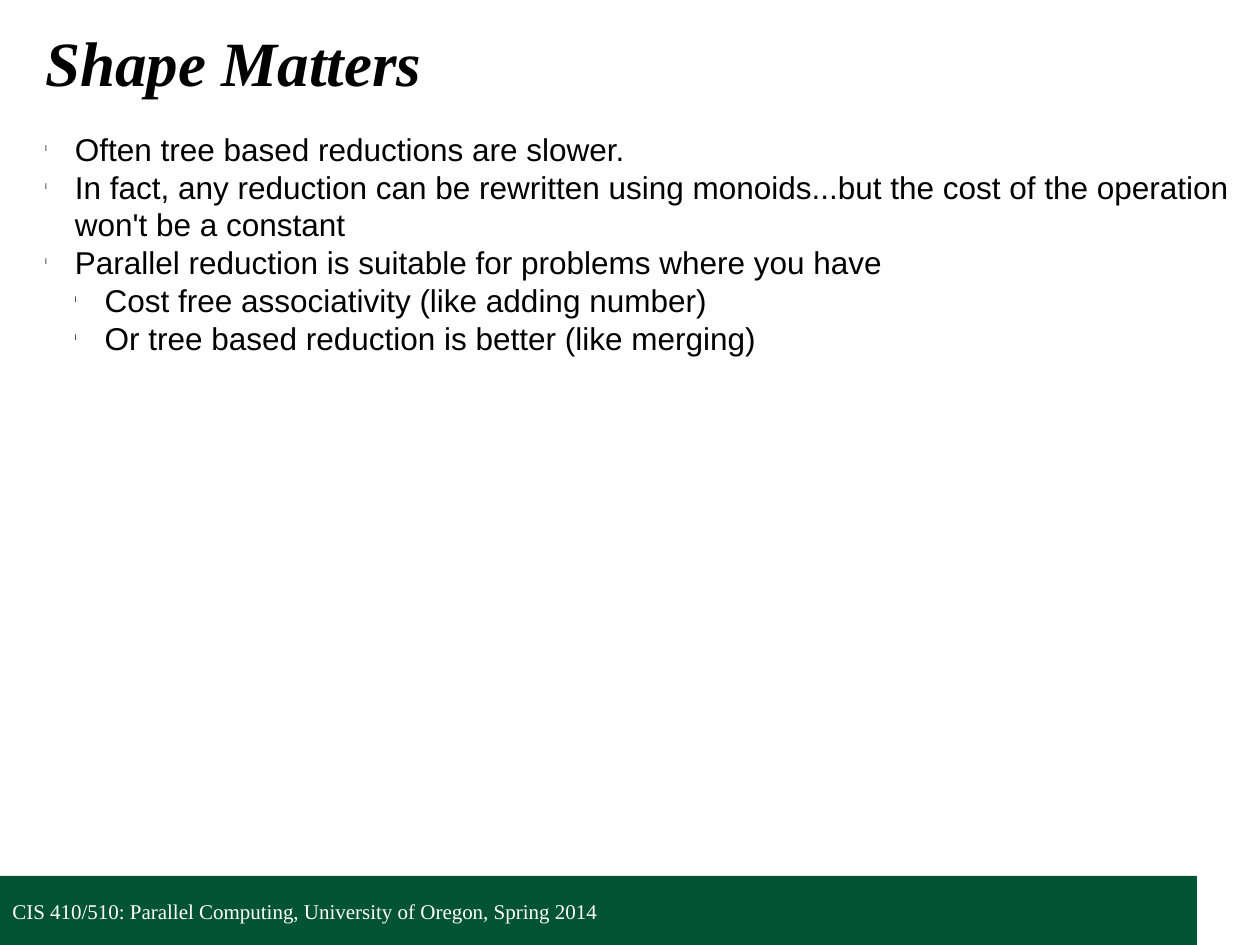
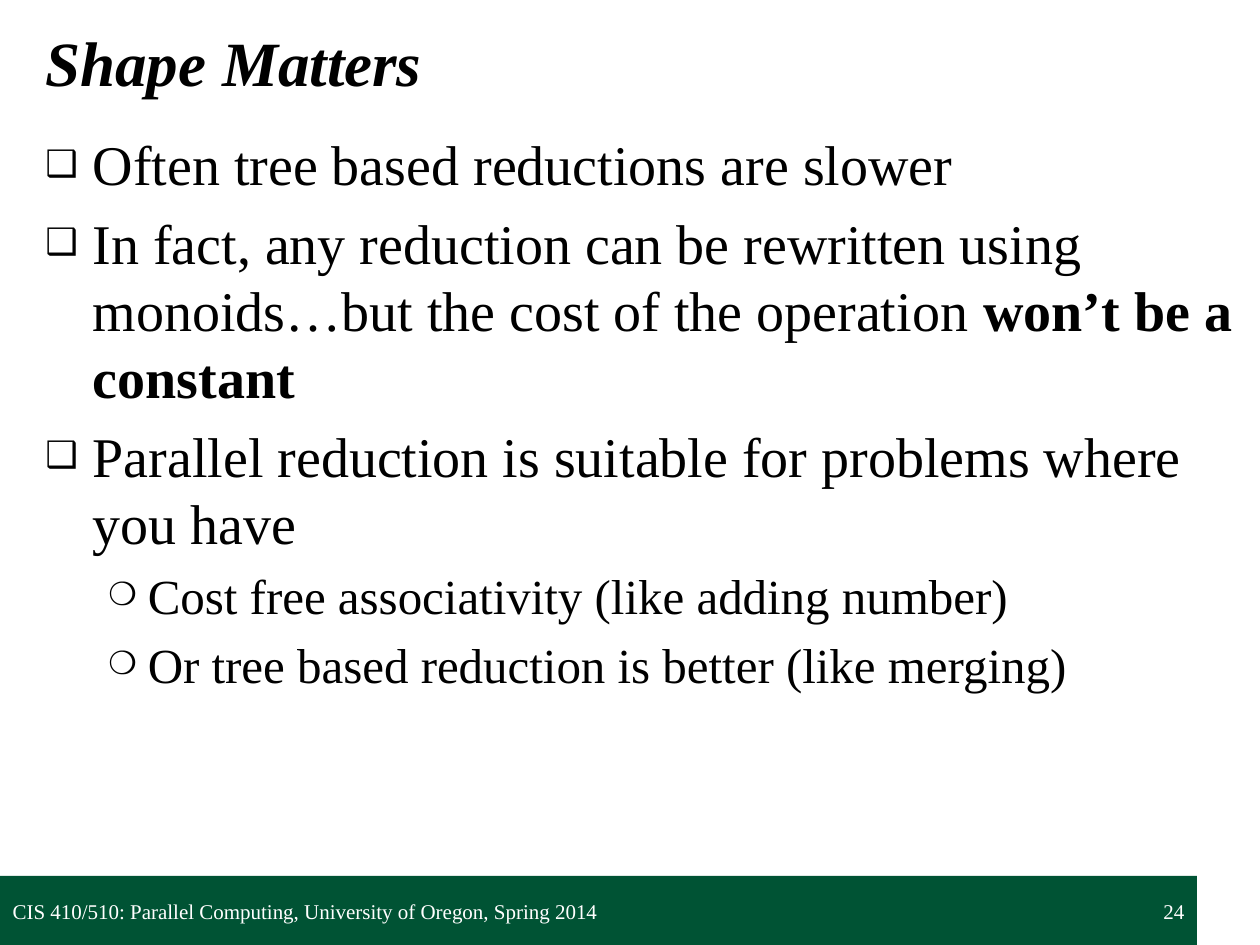
Before and after one commit to UOregonParallel/CourseMaterials, a slide deck: slide 24 of lecture_content/classSlides/2_collectivesPattern/collectivesPattern.pptx. Drawn at 1260x945 pixels with LibreOffice and Linux fonts; fonts in the diff are those of the drawing; background and template pictures are left out. Boxes give left, top, right and bottom in pixels: in the first picture for what was removed or moved away, otherwise in the second. Text is boxed around its words. In the diff, an @@ line names an element or a change of style, - is before the commit and + after.

Commit message:
Re-formatted collectives presentation, added PDF versions of all lectures for ease in review process.

```diff
--- a/lecture_content/classSlides/2_collectivesPattern/collectivesPattern.pptx
+++ b/lecture_content/classSlides/2_collectivesPattern/collectivesPattern.pptx
@@ text at <box>93,145,1232,399</box>: text changed; size 18 to 32 pt; font Arial to Times New Roman @@
-l Often tree based reductions are slower.
-l In fact, any reduction can be rewritten using monoids...but the cost of the operation won't be a constant
+❑ Often tree based reductions are slower
+❑ In fact, any reduction can be rewritten using monoids…but the cost of the operation won’t be a constant
@@ text at <box>93,437,1181,692</box>: size 18 to 32 pt in "Parallel reduction is suitable for problems where ..."; font Arial to Times New Roman in "Parallel reduction is suitable for problems where ...", "Cost free associativity (like adding number)", "Or tree based reduction is better (like ..."; size 18 to 28 pt in "Cost free associativity (like adding number)", "Or tree based reduction is better (like ..."; bullet l to ❑; more space between paragraphs; bullet l to ❍ @@
@@ page number added at <box>1163,905,1184,919</box>, 12 pt, text #FFFFFF @@
+24
```
Also in this commit, not shown: 37 other slides changed, 2 slides added, 2 slides removed, 3 other files.
